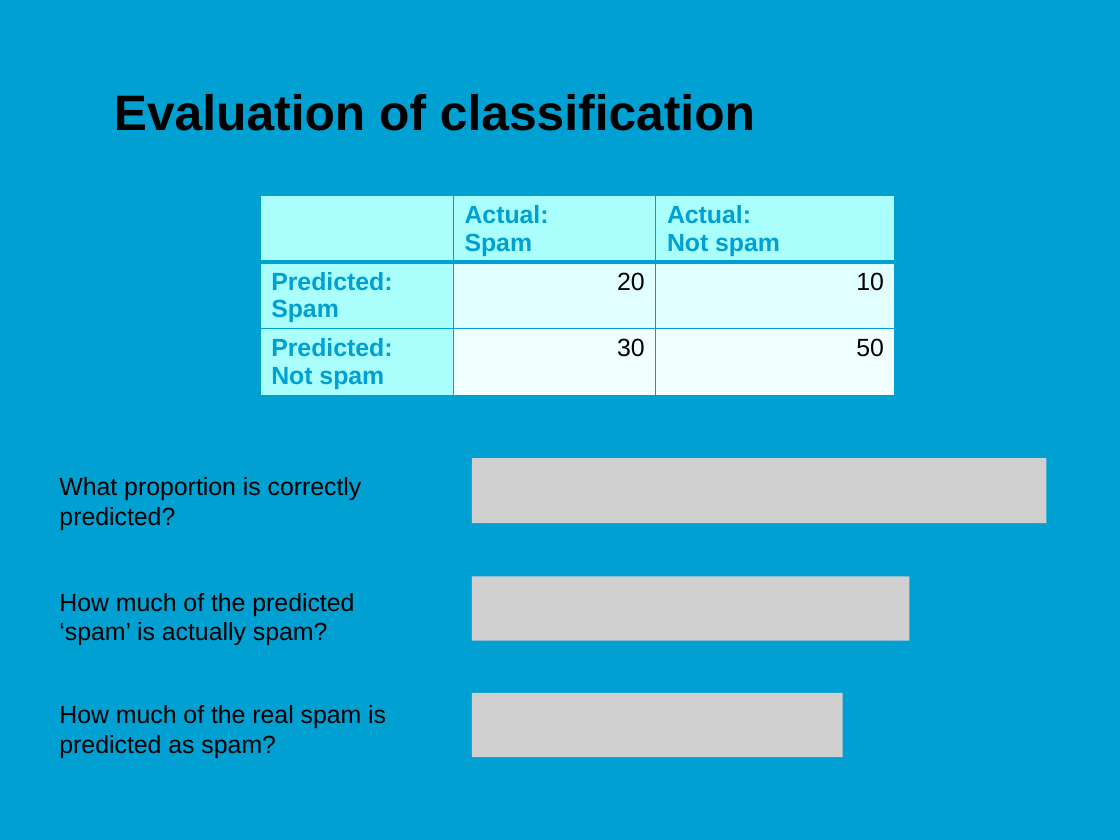
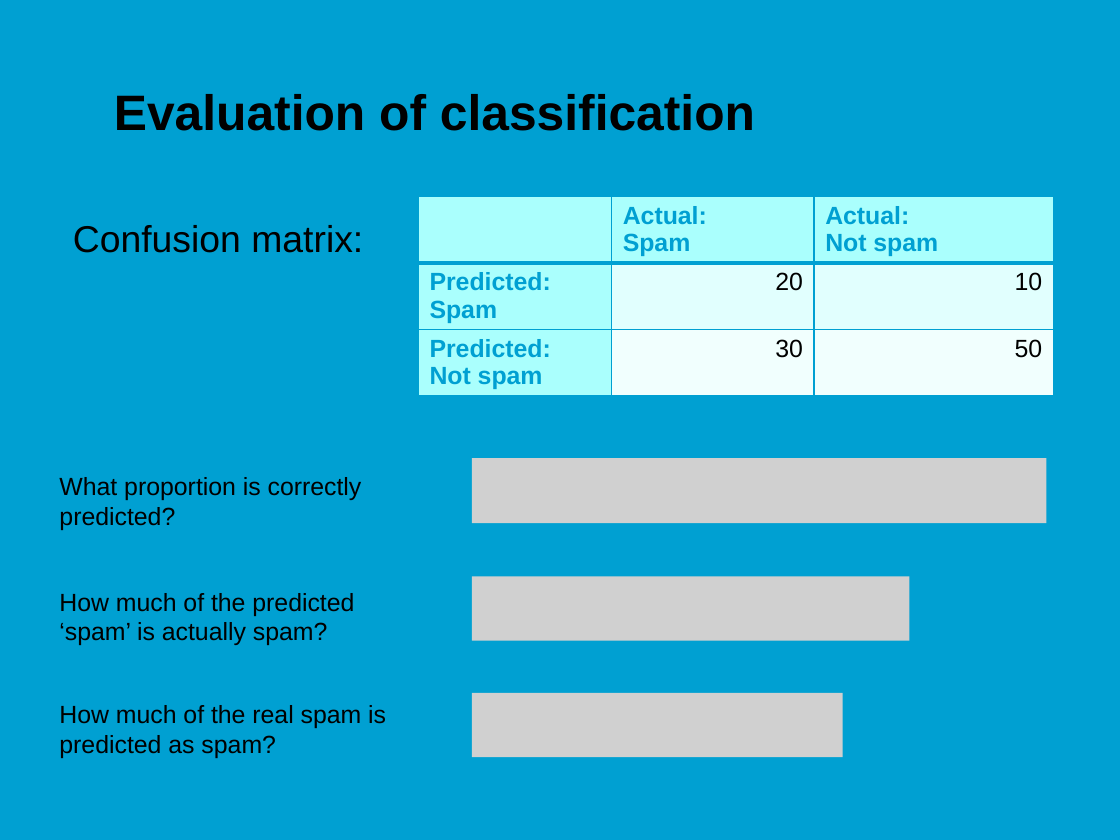
Before and after one commit to jonasmoons/data-driven-learning, a slide deck: slide 25 of slides/ddl-w6l1.pptx (slide 26 before the commit). Drawn at 1120x840 pixels with LibreOffice and Linux fonts; fonts in the diff are those of the drawing; grey boxes stand for pictures; background and template pictures are left out. Boxes give left, top, right and bottom in pixels: in the first picture for what was removed or moved away, otherwise in the second. Text is boxed around its words. In the diff, an @@ line names an element or a change of style, - is before the commit and + after.

```diff
--- a/slides/ddl-w6l1.pptx
+++ b/slides/ddl-w6l1.pptx
@@ table: place and size @@
-table at <box>260,196,896,409</box>
+table at <box>419,196,1055,409</box>
@@ text added at <box>73,225,363,253</box>, 24 pt, text #000000 @@
+Confusion matrix:
```
Also in this commit, not shown: 6 other slides changed, 1 slide removed, 11 other files.
